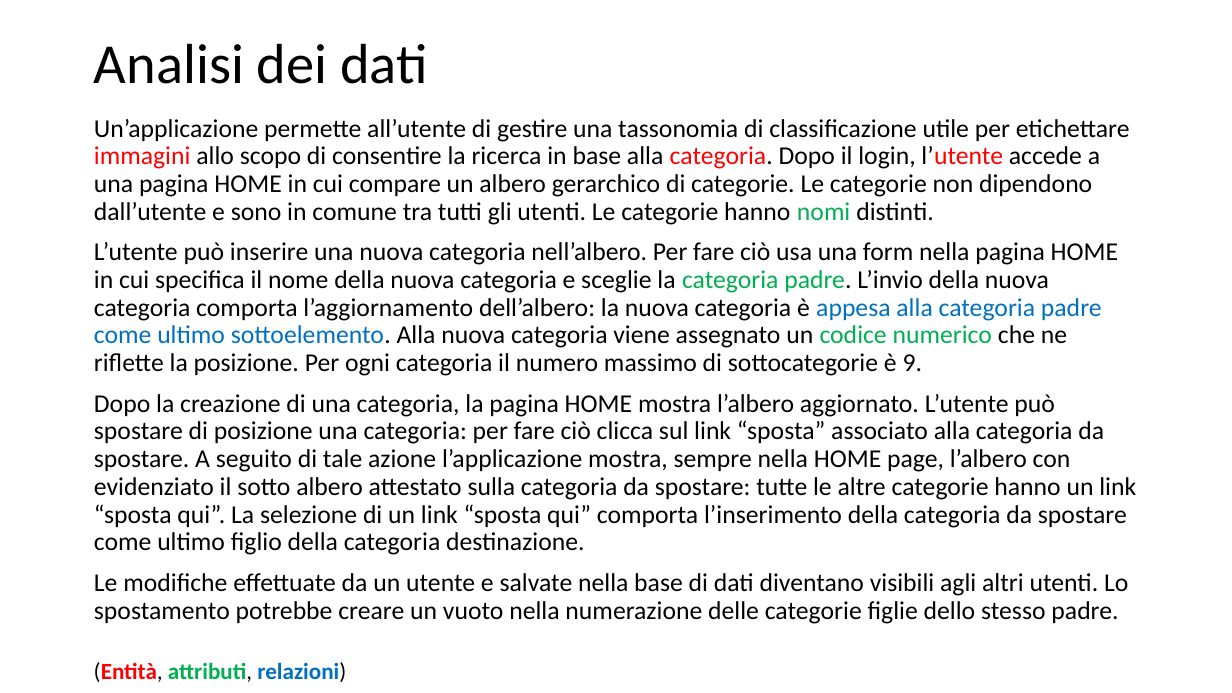
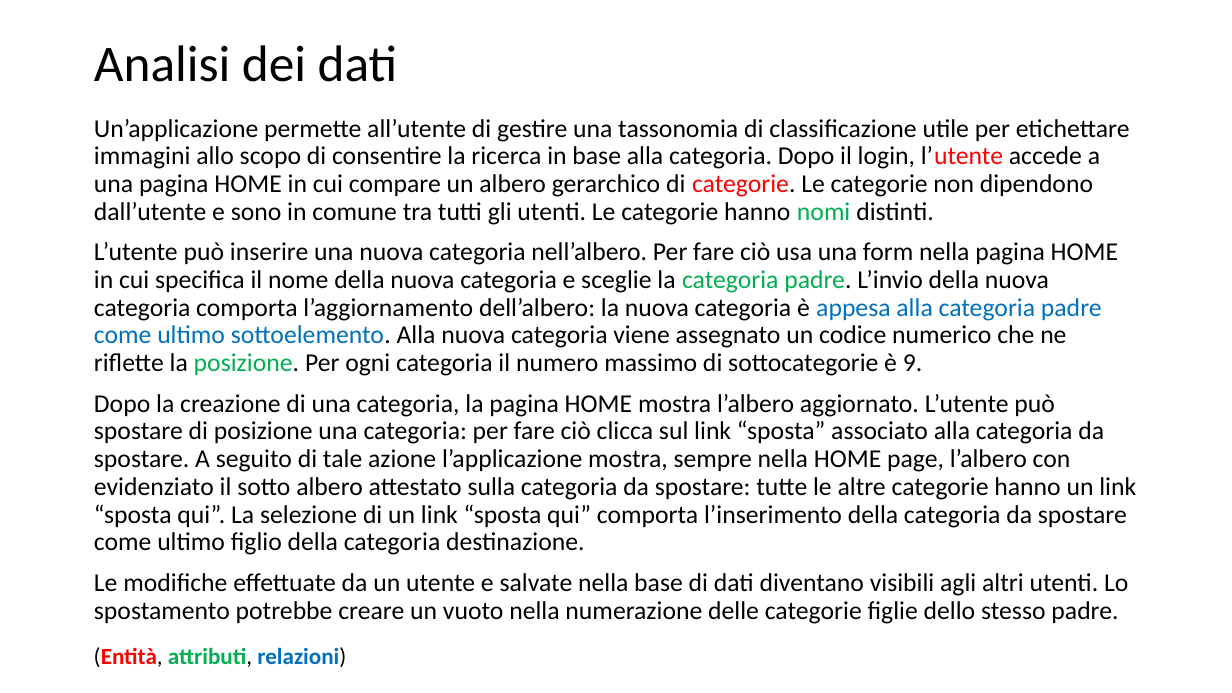
Before and after one commit to Trixyz28/TIW-ImgCatalog, a slide deck: slide 3 of Documents/TIWProject.pptx. Drawn at 1232x693 pixels with LibreOffice and Linux fonts; fonts in the diff are those of the drawing. Boxes give left, top, right and bottom in pixels: in the first picture for what was removed or moved away, otherwise in the second. Text is boxed around its words. In the diff, an @@ line names an element or a change of style, - is before the commit and + after.

```diff
--- a/Documents/TIWProject.pptx
+++ b/Documents/TIWProject.pptx
@@ title "Analisi dei dati" at [94,45,398,82]: size 44 to 40 pt @@
@@ text at [94,119,1130,376]: text colour #FF0000 to #000000 in "immagini categoria."; text colour #000000 to #FF0000 in "categorie."; text colour #00B050 to #000000 in "codice numerico"; text colour #000000 to #00B050 in "posizione." @@
@@ text "(Entità, attributi, relazioni)": place and size @@
-text "(Entità, attributi, relazioni)" at [94,662,346,682]
+text "(Entità, attributi, relazioni)" at [94,647,346,667]
```
Also in this commit, not shown: 2 other slides changed, 2 slides added, 11 other files.
